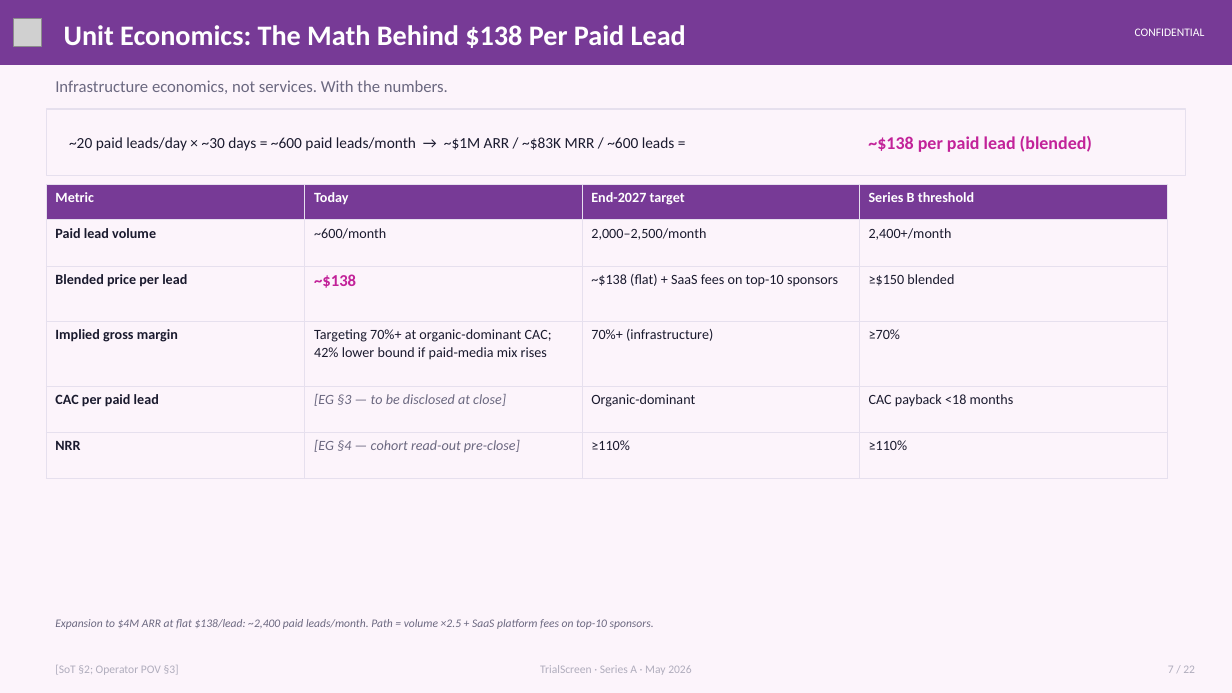
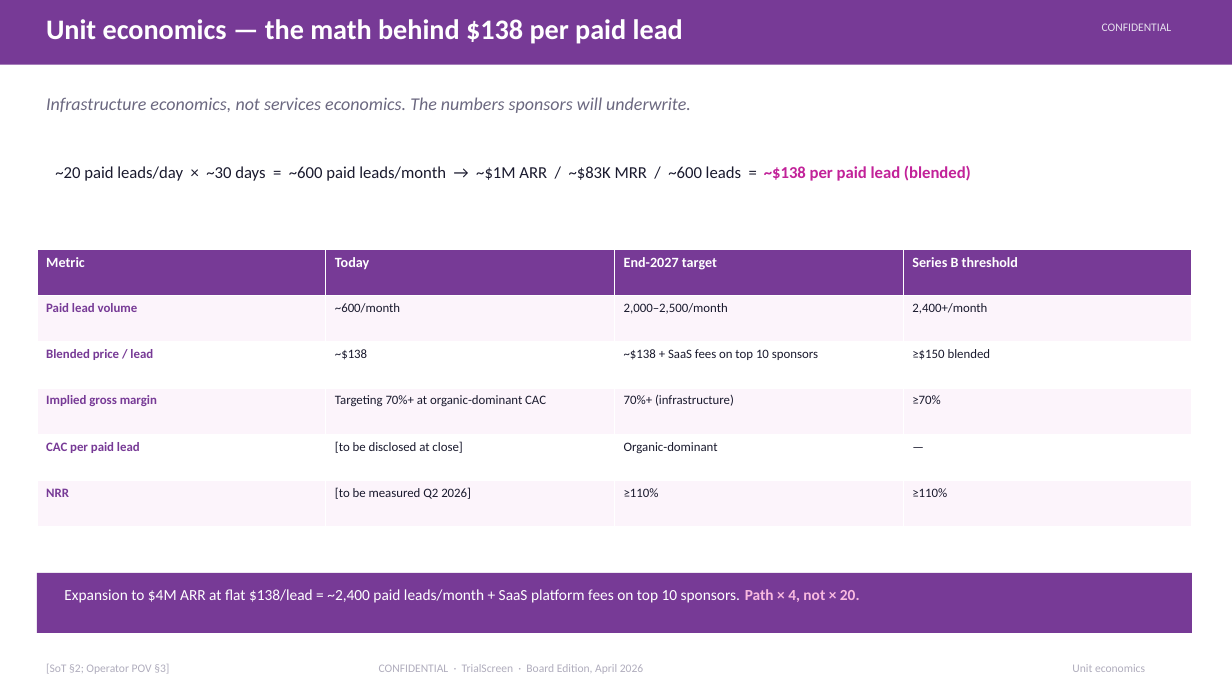
Before and after one commit to akamu47/trialscreen-board-pack, a slide deck: slide 9 of documents/TrialScreen_SeriesA_Deck.pptx (slide 7 before the commit). Drawn at 1232x693 pixels with LibreOffice and Linux fonts; fonts in the diff are those of the drawing; grey boxes stand for pictures. Boxes give left, top, right and bottom in pixels: in the first picture for what was removed or moved away, otherwise in the second. Text is boxed around its words. In the diff, an @@ line names an element or a change of style, - is before the commit and + after.

Commit message:
Split combined board pack into Market Paper + Board Memo; adopt new deck
- New: TrialScreen_Market_Strategic_Paper.pdf (23pp investor companion)
- New: TrialScreen_Board_Memo_May_2026.pdf (9pp internal)
- Archived: TrialScreen_SeriesA_BoardPack.pdf (34pp combined \u2014 superseded)
- Replaced: TrialScreen_SeriesA_Deck.pptx with user's new deck + 7 fixes
  (Twilio+Salesforce, founder pedigree, Unit Econ slide at #9,
   three-conditions moat framing, contrast fixes, stage-chip palette)
- Landing page Series A section now shows 4 docs (Deck/Market/Memo/Brand)

```diff
--- a/documents/TrialScreen_SeriesA_Deck.pptx
+++ b/documents/TrialScreen_SeriesA_Deck.pptx
@@ background #FCF4FB to #FFFFFF @@
@@ rectangle at [0,0,1232,65]: outline #773A96 1 pt to none @@
@@ picture removed at [14,18,42,46] @@
@@ text at [46,19,683,44]: text changed @@
-Unit Economics: The Math Behind $138 Per Paid Lead
+Unit economics — the math behind $138 per paid lead
@@ text "CONFIDENTIAL": place and size @@
-text "CONFIDENTIAL" at [1135,28,1205,36]
+text "CONFIDENTIAL" at [1102,23,1172,31]
@@ text "CONFIDENTIAL" at [1102,23,1172,31]: text colour #FFFFFF to #E6E0EE; alignment right to centre; vertical alignment middle to top @@
@@ text at [46,97,691,113]: text changed; size 13 to 14 pt; italic on @@
-Infrastructure economics, not services. With the numbers.
+Infrastructure economics, not services economics. The numbers sponsors will underwrite.
@@ rectangle removed at [46,109,1186,176] @@
@@ text removed at [868,136,1092,152] @@
-~$138 per paid lead (blended)
@@ vertical alignment middle to top in 5 elements at [46,19,683,44], [64,589,860,603], [46,664,169,674], [46,97,691,113], [55,166,971,181] @@
@@ text at [55,166,971,181]: text changed; size 12 to 13 pt @@
-~20 paid leads/day × ~30 days = ~600 paid leads/month → ~$1M ARR / ~$83K MRR / ~600 leads =
+~20 paid leads/day × ~30 days = ~600 paid leads/month → ~$1M ARR / ~$83K MRR / ~600 leads = ~$138 per paid lead (blended)
@@ table at [37,250,1190,527] @@
-row 3, column 1: Blended price per lead
+row 3, column 1: Blended price / lead
-row 3, column 3: ~$138 (flat) + SaaS fees on top-10 sponsors
+row 3, column 3: ~$138 + SaaS fees on top 10 sponsors
-row 4, column 2: Targeting 70%+ at organic-dominant CAC; 42% lower bound if paid-media mix rises
+row 4, column 2: Targeting 70%+ at organic-dominant CAC
-row 5, column 2: [EG §3 — to be disclosed at close]
+row 5, column 2: [to be disclosed at close]
-row 5, column 4: CAC payback <18 months
+row 5, column 4: —
-row 6, column 2: [EG §4 — cohort read-out pre-close]
+row 6, column 2: [to be measured Q2 2026]
@@ fill #FCF4FB to #FFFFFF in 8 cells @@
@@ size 11 to 10 pt in "Paid lead volume", "~600/month", "2,000–2,500/month", "2,400+/month" and 9 more places @@
@@ text colour #1A1A2E to #773A96 in "Paid lead volume", "Implied gross margin", "CAC per paid lead", "NRR" @@
@@ size 13 to 10 pt, text colour #C22299 to #1A1A2E, bold off in "~$138" @@
@@ borders changed @@
@@ table: place and size @@
-table at [46,185,1167,499]
+table at [37,250,1190,527]
@@ rectangle added at [37,573,1192,633], fill #773A96 @@
@@ text at [64,589,860,603]: text changed; size 9 to 12 pt; text colour #6B6880 to #FFFFFF; italic off @@
-Expansion to $4M ARR at flat $138/lead: ~2,400 paid leads/month. Path = volume ×2.5 + SaaS platform fees on top-10 sponsors.
+Expansion to $4M ARR at flat $138/lead = ~2,400 paid leads/month + SaaS platform fees on top 10 sponsors. Path × 4, not × 20.
@@ text "[SoT §2; Operator POV §3]": place and size @@
-text "[SoT §2; Operator POV §3]" at [55,665,179,675]
+text "[SoT §2; Operator POV §3]" at [46,664,169,674]
@@ text added at [379,664,643,673], 9 pt, text #B0ADBD @@
+CONFIDENTIAL · TrialScreen · Board Edition, April 2026
@@ text removed at [540,665,691,675] @@
-TrialScreen · Series A · May 2026
@@ text added at [1072,664,1145,672], 9 pt, text #B0ADBD @@
+Unit economics
@@ text removed at [1168,666,1195,673] @@
-7 / 22
```
Also in this commit, not shown: 4 other slides changed, 20 slides added, 17 slides removed, 4 other files.
